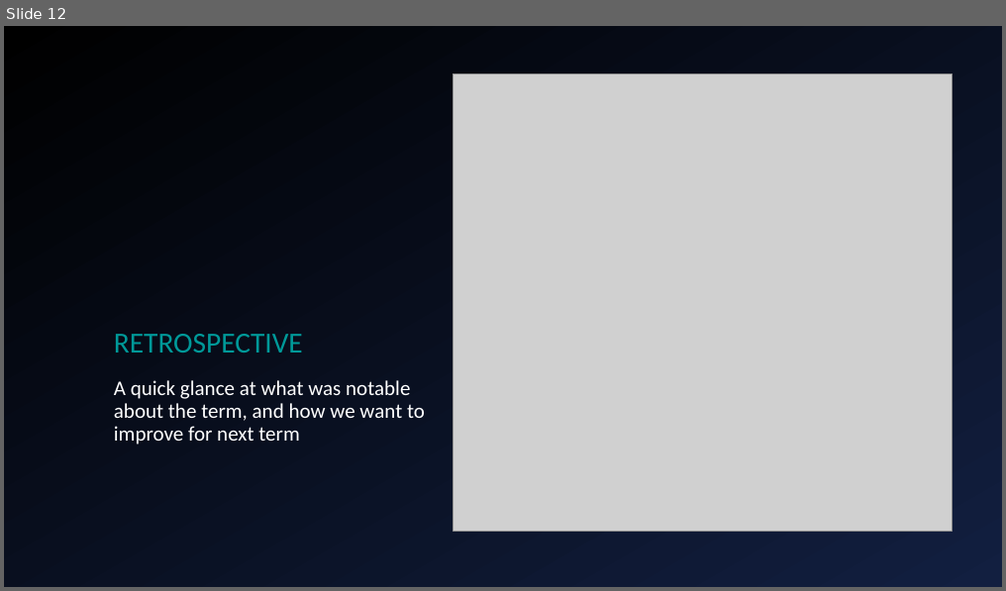
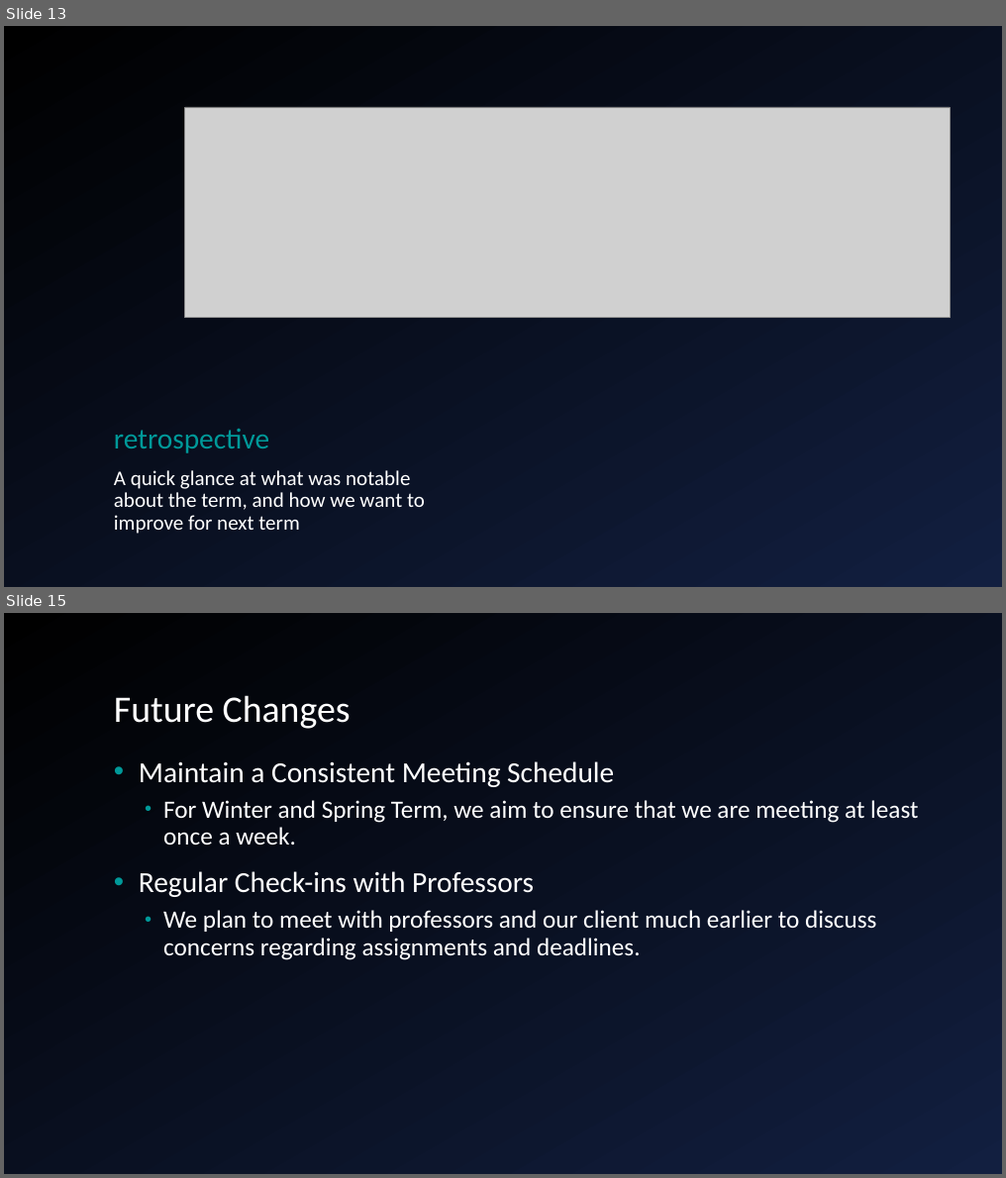
Before and after one commit to giacoppd/Security-For-Robotics, a slide deck: docs/progress_report/progress_report.ppt. Shown one above the other, each under a label of ours: slide 12 before the commit, slides 13 and 15 after it; the slides between them are not shown. The pictures are 1006x591 and 1006x1178 pixels, drawn with LibreOffice and Linux fonts; fonts in the diff are those of the drawing; grey boxes stand for pictures; background and template pictures are left out. Boxes give left, top, right and bottom in pixels: in the first picture for what was removed or moved away, otherwise in the second. Text is boxed around its words. In the diff, an @@ line names an element or a change of style, - is before the commit and + after.

```diff
--- a/docs/progress_report/progress_report.ppt
+++ b/docs/progress_report/progress_report.ppt
@@ slide 15 added at (x1=4, y1=613, x2=1002, y2=1174), background gradient #121F40 to #000000 @@
@@ title added at (x1=114, y1=695, x2=350, y2=729), 36 pt, text #FFFFFF @@
+Future Changes
@@ text added at (x1=139, y1=761, x2=918, y2=960), 24 pt, text #FFFFFF @@
+• Maintain a Consistent Meeting Schedule
+  • For Winter and Spring Term, we aim to ensure that we are meeting at least once a week.
+• Regular Check-ins with Professors
+  • We plan to meet with professors and our client much earlier to discuss concerns regarding assignments and deadlines.
@@ what was slide 12 is now slide 13 @@
@@ slide 13 changed as well @@
@@ background gradient #000000 to #121F40 to gradient #121F40 to #000000 @@
@@ picture removed at (x1=453, y1=74, x2=951, y2=531) @@
@@ picture added at (x1=184, y1=107, x2=949, y2=317) @@
@@ title at (x1=114, y1=429, x2=269, y2=454): text changed @@
-RETROSPECTIVE
+retrospective
@@ text "A quick glance at what ..." moved from (x1=114, y1=380, x2=425, y2=445) to (x1=114, y1=471, x2=425, y2=534) @@
```
Also in this commit, not shown: 11 other slides changed, 4 other slides added, 3 slides removed.
